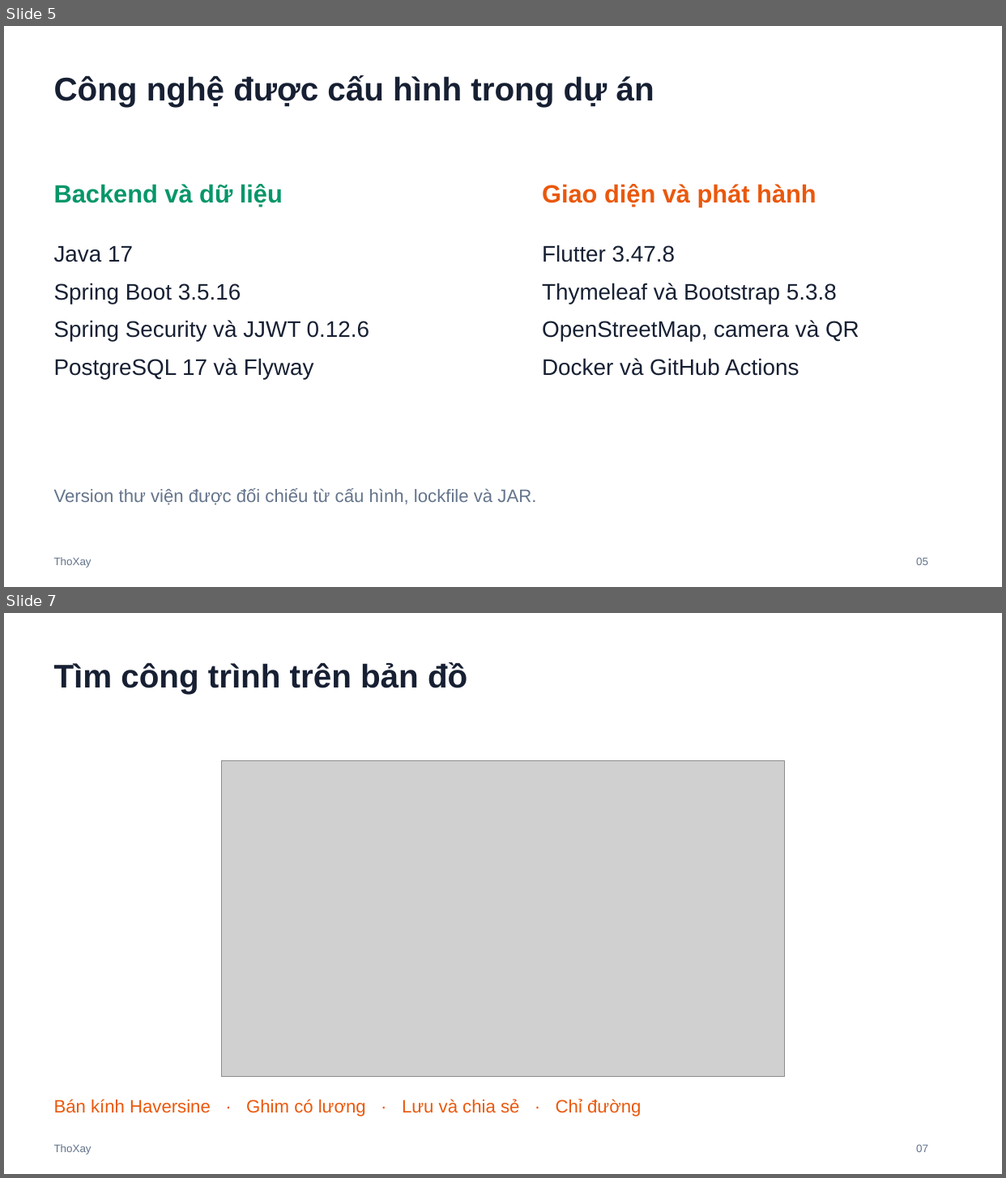
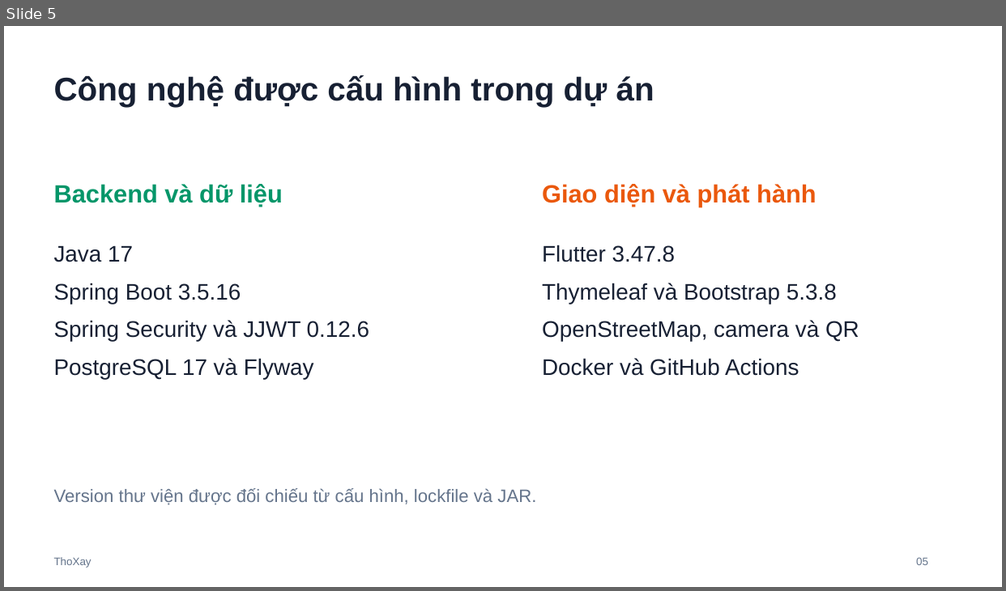
Before and after one commit to tranngocthiet2k6-ai/ThoXay, a slide deck: docs/SLIDE_BAO_VE_DO_AN.pptx. Shown one above the other, each under a label of ours: slides 5 and 7 before the commit, slide 5 after it; the slides between them are not shown. The pictures are 1006x1178 and 1006x591 pixels, drawn with LibreOffice and Linux fonts; fonts in the diff are those of the drawing; grey boxes stand for pictures. Boxes give left, top, right and bottom in pixels: in the first picture for what was removed or moved away, otherwise in the second. Text is boxed around its words. In the diff, an @@ line names an element or a change of style, - is before the commit and + after.

```diff
--- a/docs/SLIDE_BAO_VE_DO_AN.pptx
+++ b/docs/SLIDE_BAO_VE_DO_AN.pptx
@@ slide 7 removed at [4, 613, 1002, 1174], background #FFFFFF @@
@@ text removed at [54, 662, 467, 694] @@
-Tìm công trình trên bản đồ
@@ picture removed at [221, 761, 784, 1077] @@
@@ text removed at [54, 1099, 641, 1117] @@
-Bán kính Haversine · Ghim có lương · Lưu và chia sẻ · Chỉ đường
@@ text removed at [54, 1144, 91, 1155] @@
-ThoXay
@@ text removed at [916, 1144, 928, 1152] @@
-07
```
Also in this commit, not shown: 3 slides changed, 7 slides added, 6 other slides removed, 27 other files.
